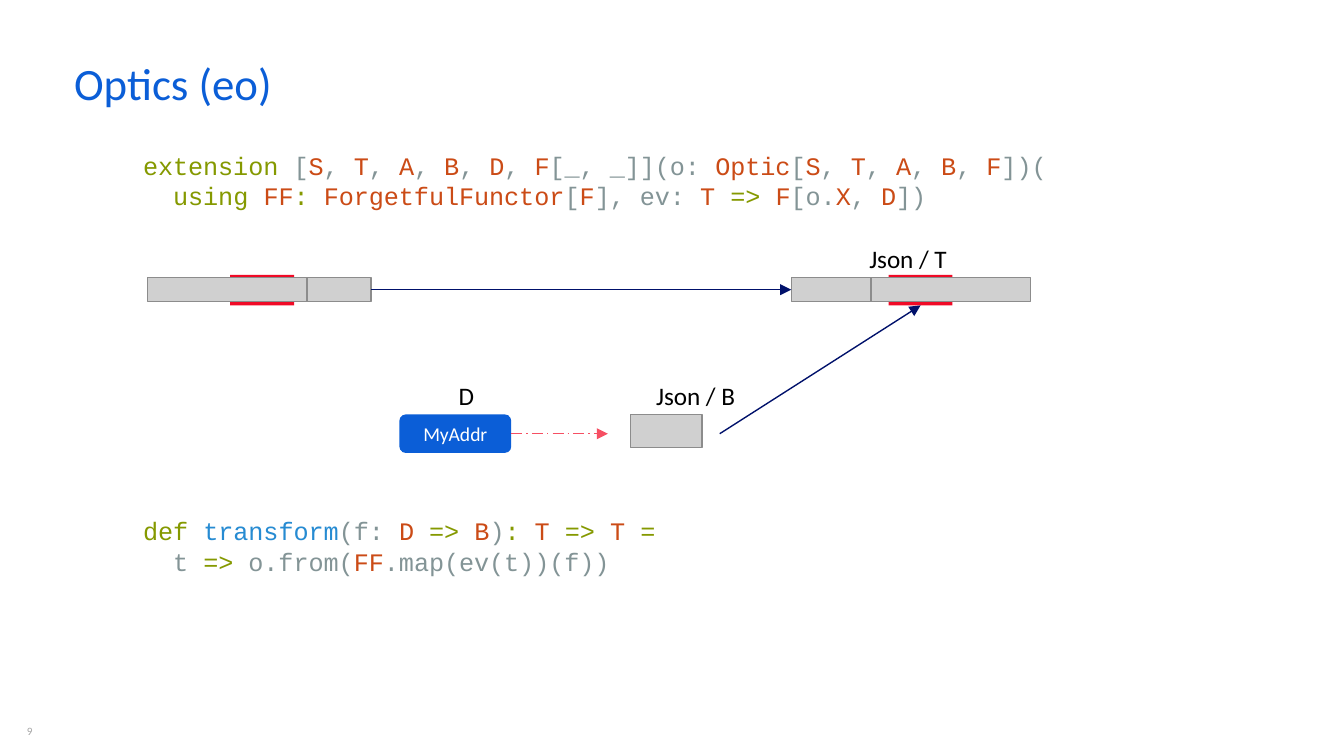
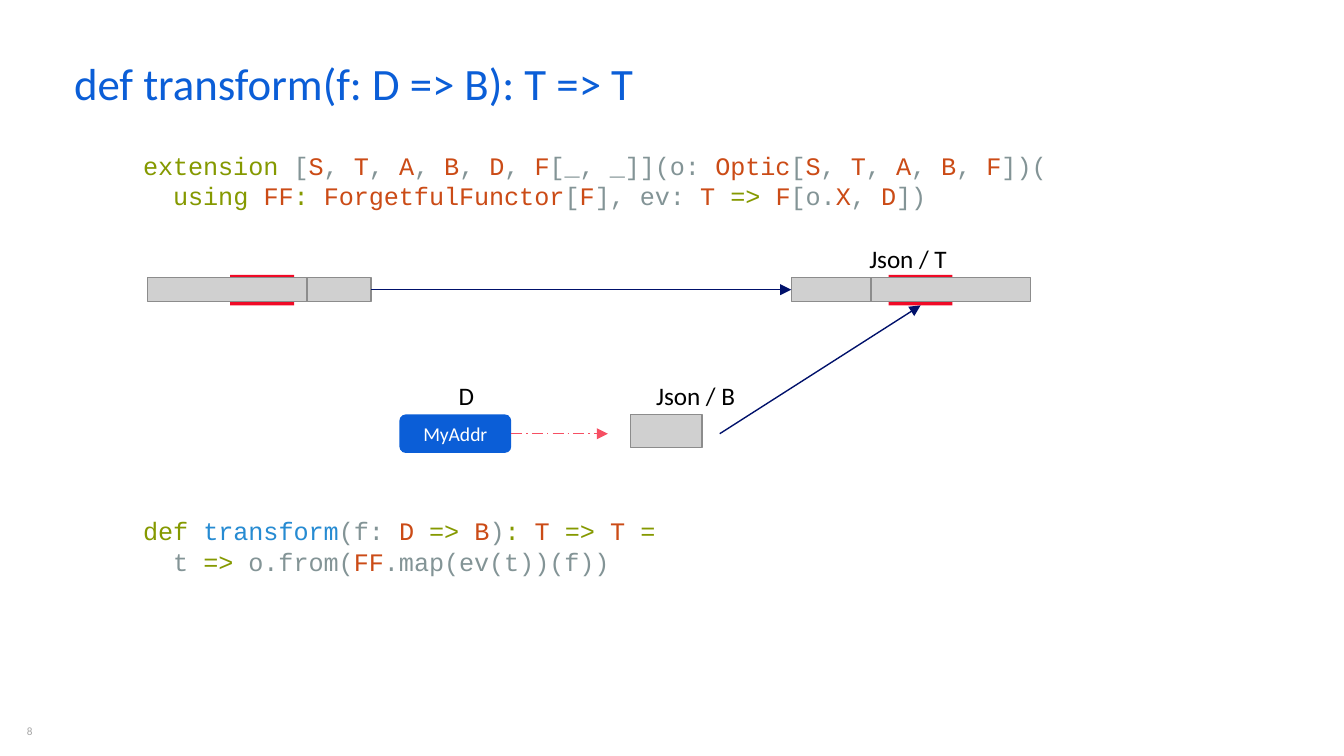
Before and after one commit to Constructive-Programming/eo, a slide deck: slide 8 of ExistentialSerdes.pptx (slide 9 before the commit). Drawn at 1344x756 pixels with LibreOffice and Linux fonts; fonts in the diff are those of the drawing; grey boxes stand for pictures. Boxes give left, top, right and bottom in pixels: in the first picture for what was removed or moved away, otherwise in the second. Text is boxed around its words. In the diff, an @@ line names an element or a change of style, - is before the commit and + after.

```diff
--- a/ExistentialSerdes.pptx
+++ b/ExistentialSerdes.pptx
@@ title at (x1=74, y1=67, x2=633, y2=106): text changed @@
-Optics (eo)
+def transform(f: D => B): T => T
```
Also in this commit, not shown: 5 other slides changed, 2 slides added.
